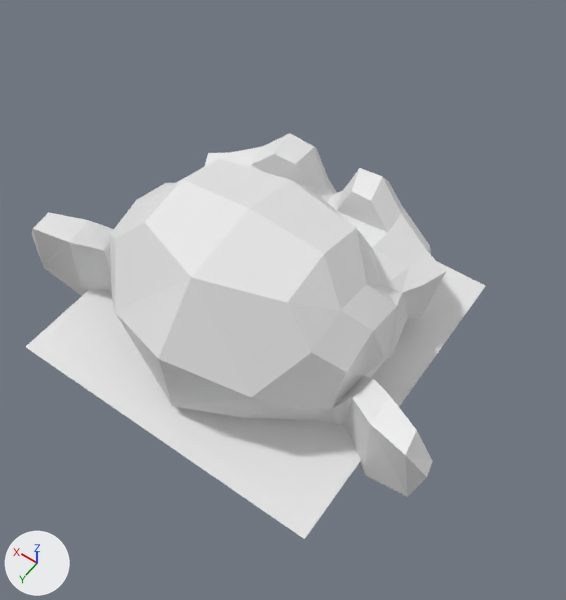
The OBJ model loadModel/brickCyclin.obj: old version first, new version second.
Camera for both pictures: a camera (50 mm lens) standing at (-1.77, 2.26, 3.82) and looking at (-0.05, -0.14, 0.04). Arrows for +X, +Y and +Z are at lower left; the lights stay in place. Where no turn or scale is listed for an object, it has been applied to the vertices.

The first picture shows 'Plane', 'Suzanne'.
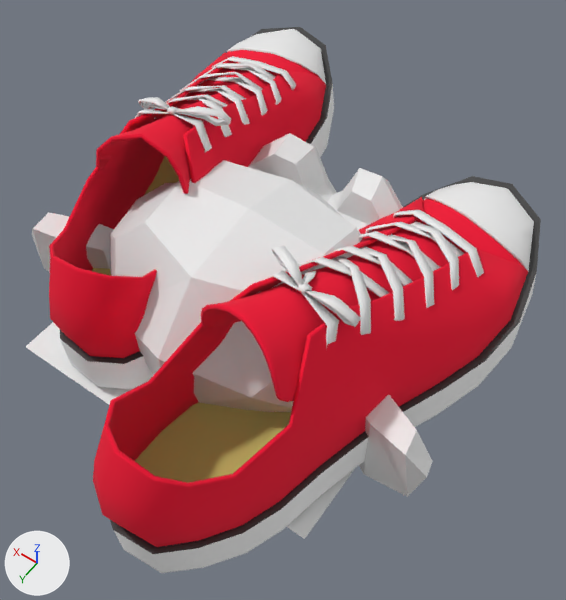
What changed in the scene script:
```text
Add ob_plant_plane_003:
    ob_plant_plane_003 = bpy.data.objects.new('plant_Plane.003', me_plant_plane_003)  # 30 vertices, 28 faces; spans x 0.21..1.44, y -1.83..0.92, z 0.21..0.48; in mat_plant (yellow #c7b867)
    ob_plant_plane_003.location = (0.0, 0.0, 0.0)
Add ob_plant_001_plane_010:
    ob_plant_001_plane_010 = bpy.data.objects.new('plant.001_Plane.010', me_plant_001_plane_010)  # 30 vertices, 28 faces; spans x -1.3..-0.08, y -1.23..1.53, z 0.21..0.48; in mat_plant (yellow #c7b867)
    ob_plant_001_plane_010.location = (0.0, 0.0, 0.0)
Add ob_plane_011_plane_013:
    ob_plane_011_plane_013 = bpy.data.objects.new('Plane.011_Plane.013', me_plane_011_plane_013)  # 193 vertices, 358 faces; spans x -1.34..-0.04, y -1.29..1.58, z 0.17..0.67; in mat_black_line (black #414141), mat_insole_white_whitout_texture (white #ebebeb)
    ob_plane_011_plane_013.location = (0.0, 0.0, 0.0)
Add ob_plane_010_plane_012:
    ob_plane_010_plane_012 = bpy.data.objects.new('Plane.010_Plane.012', me_plane_010_plane_012)  # 714 vertices, 1424 faces; spans x -1.27..-0.23, y -1.0..0.87, z 0.38..1.2; in mat_red (its picture is missing)
    ob_plane_010_plane_012.location = (0.0, 0.0, 0.0)
Add ob_plane_009_plane_011:
    ob_plane_009_plane_011 = bpy.data.objects.new('Plane.009_Plane.011', me_plane_009_plane_011)  # 276 vertices, 548 faces; spans x -1.29..-0.08, y -1.03..1.6, z 0.2..1.12; in mat_red (its picture is missing)
    ob_plane_009_plane_011.location = (0.0, 0.0, 0.0)
Add ob_plane_008_plane_009:
    ob_plane_008_plane_009 = bpy.data.objects.new('Plane.008_Plane.009', me_plane_008_plane_009)  # 260 vertices, 468 faces; spans x -1.08..-0.315, y -0.686..0.573, z 0.583..1.125; in mat_white (white #eeeeee)
    ob_plane_008_plane_009.location = (0.0, 0.0, 0.0)
Add ob_plane_007_plane_008:
    ob_plane_007_plane_008 = bpy.data.objects.new('Plane.007_Plane.008', me_plane_007_plane_008)  # 56 vertices, 104 faces; spans x -0.845..-0.294, y 0.238..0.446, z 0.993..1.129; in mat_white (white #eeeeee)
    ob_plane_007_plane_008.location = (0.0, 0.0, 0.0)
Add ob_plane_006_plane_007:
    ob_plane_006_plane_007 = bpy.data.objects.new('Plane.006_Plane.007', me_plane_006_plane_007)  # 114 vertices, 200 faces; spans x -1.35..-0.04, y -1.36..1.58, z 0.04..0.59; in mat_insole (its picture is missing)
    ob_plane_006_plane_007.location = (0.0, 0.0, 0.0)
Add ob_plane_005_plane_006:
    ob_plane_005_plane_006 = bpy.data.objects.new('Plane.005_Plane.006', me_plane_005_plane_006)  # 114 vertices, 200 faces; spans x 0.17..1.49, y -1.96..0.97, z 0.04..0.59; in mat_insole (its picture is missing)
    ob_plane_005_plane_006.location = (0.0, 0.0, 0.0)
Add ob_plane_004_plane_005:
    ob_plane_004_plane_005 = bpy.data.objects.new('Plane.004_Plane.005', me_plane_004_plane_005)  # 56 vertices, 104 faces; spans x 0.426..0.976, y -0.369..-0.158, z 0.993..1.129; in mat_white (white #eeeeee)
    ob_plane_004_plane_005.location = (0.0, 0.0, 0.0)
Add ob_plane_003_plane_004:
    ob_plane_003_plane_004 = bpy.data.objects.new('Plane.003_Plane.004', me_plane_003_plane_004)  # 260 vertices, 468 faces; spans x 0.445..1.22, y -1.29..-0.03, z 0.583..1.125; in mat_white (white #eeeeee)
    ob_plane_003_plane_004.location = (0.0, 0.0, 0.0)
Add ob_plane_003:
    ob_plane_003 = bpy.data.objects.new('Plane.003', me_plane_003)  # 193 vertices, 358 faces; spans x 0.17..1.48, y -1.89..0.97, z 0.17..0.67; in mat_black_line (black #414141), mat_insole_white_whitout_texture (white #ebebeb)
    ob_plane_003.location = (0.0, 0.0, 0.0)
Add ob_plane_002:
    ob_plane_002 = bpy.data.objects.new('Plane.002', me_plane_002)  # 276 vertices, 548 faces; spans x 0.2..1.43, y -1.63..0.99, z 0.2..1.12; in mat_red (its picture is missing)
    ob_plane_002.location = (0.0, 0.0, 0.0)
Add ob_plane_001:
    ob_plane_001 = bpy.data.objects.new('Plane.001', me_plane_001)  # 180 vertices, 356 faces; spans x 0.36..1.43, y -1.61..0.27, z 0.35..1.21; in mat_red (its picture is missing)
    ob_plane_001.location = (0.0, 0.0, 0.0)
```

Pixel boxes [x1, y1, x2, y2] of what changed, in the pictures (566 x 600 px):
'Plane.009_Plane.011', added: after [93, 197, 528, 547]
'Plane.002', added: after [49, 52, 326, 358]
'Plane.010_Plane.012', added: after [201, 199, 523, 402]
'Plane.011_Plane.013', added: after [110, 176, 541, 554]
'plant.001_Plane.010', added: after [135, 402, 291, 483]
'Plane.006_Plane.007', added: after [114, 272, 537, 573]
'Plane.008_Plane.009', added: after [256, 209, 484, 350]
'Plane.001', added: after [96, 50, 320, 194]
'Plane.003', added: after [60, 27, 332, 364]
'Plane.003_Plane.004', added: after [135, 56, 296, 152]
'Plane.005_Plane.006', added: after [60, 83, 334, 389]
'Plane.007_Plane.008', added: after [272, 246, 361, 327]
'Plane.004_Plane.005', added: after [138, 97, 231, 126]
'plant_Plane.003', added: after [92, 156, 180, 276]
'Plane', unchanged, covered by the edit: before [26, 262, 485, 539]; after [26, 322, 354, 539]
